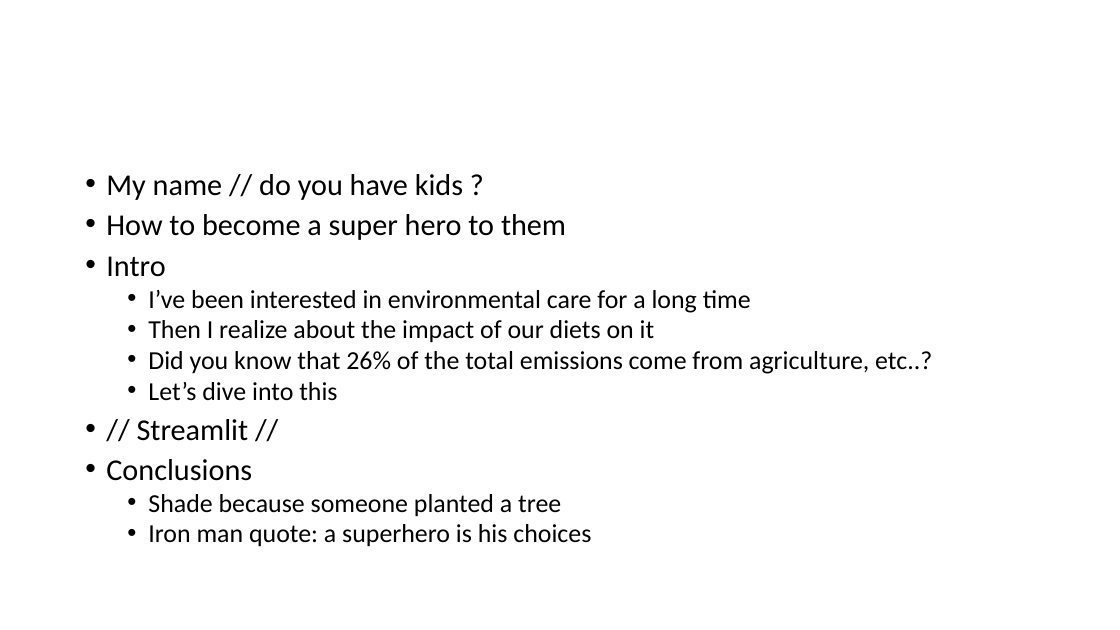
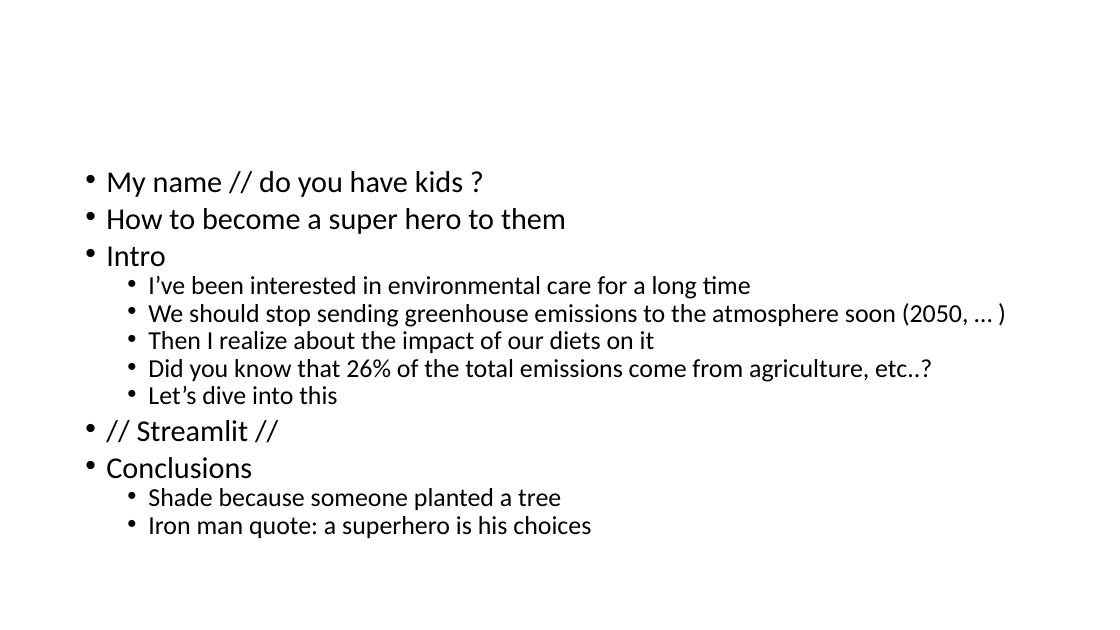
Before and after one commit to Jasc94/thebridge, a slide deck: slide 1 of 0_Project_EDA/documents/EDA_presentation.pptx. Drawn at 1120x630 pixels with LibreOffice and Linux fonts; fonts in the diff are those of the drawing. Boxes give left, top, right and bottom in pixels: in the first picture for what was removed or moved away, otherwise in the second. Text is boxed around its words. In the diff, an @@ line names an element or a change of style, - is before the commit and + after.

```diff
--- a/0_Project_EDA/documents/EDA_presentation.pptx
+++ b/0_Project_EDA/documents/EDA_presentation.pptx
@@ text at bbox=[106, 171, 932, 539]: line spacing 0.8 to 0.7 @@
@@ text at bbox=[148, 303, 969, 327]: paragraph added @@
+  • We should stop sending greenhouse emissions to the atmosphere soon (2050, … )
```
Also in this commit, not shown: 1 other slide changed, 5 slides added, 4 other files.
